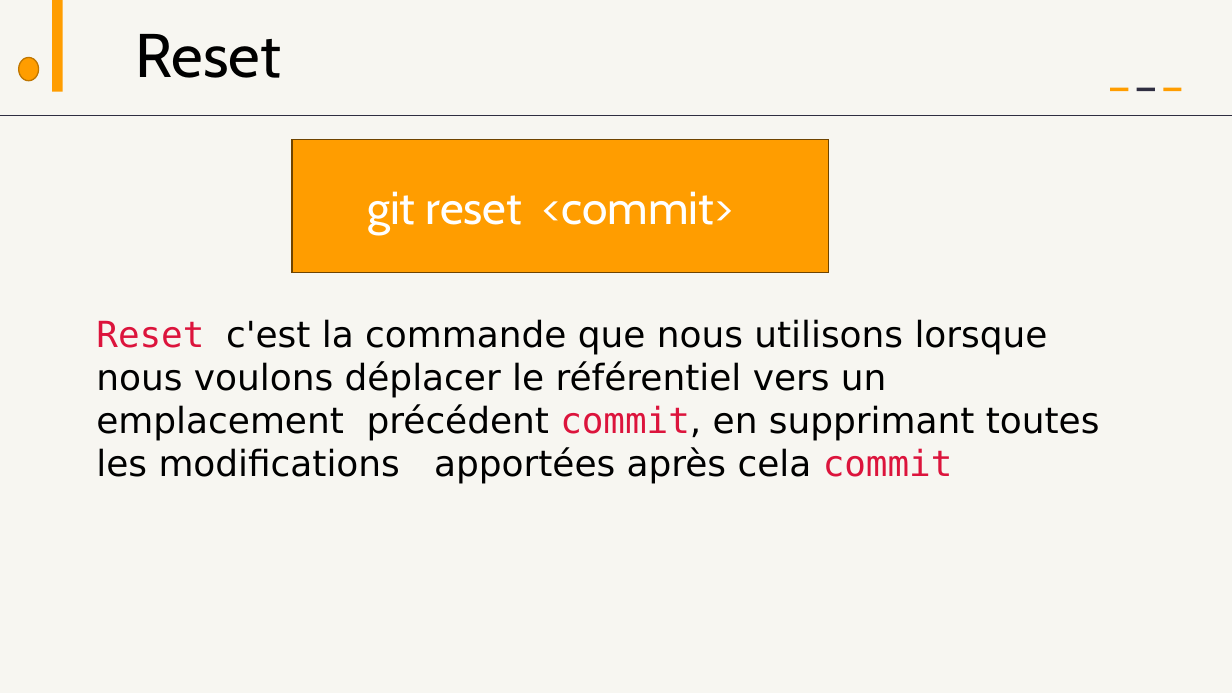
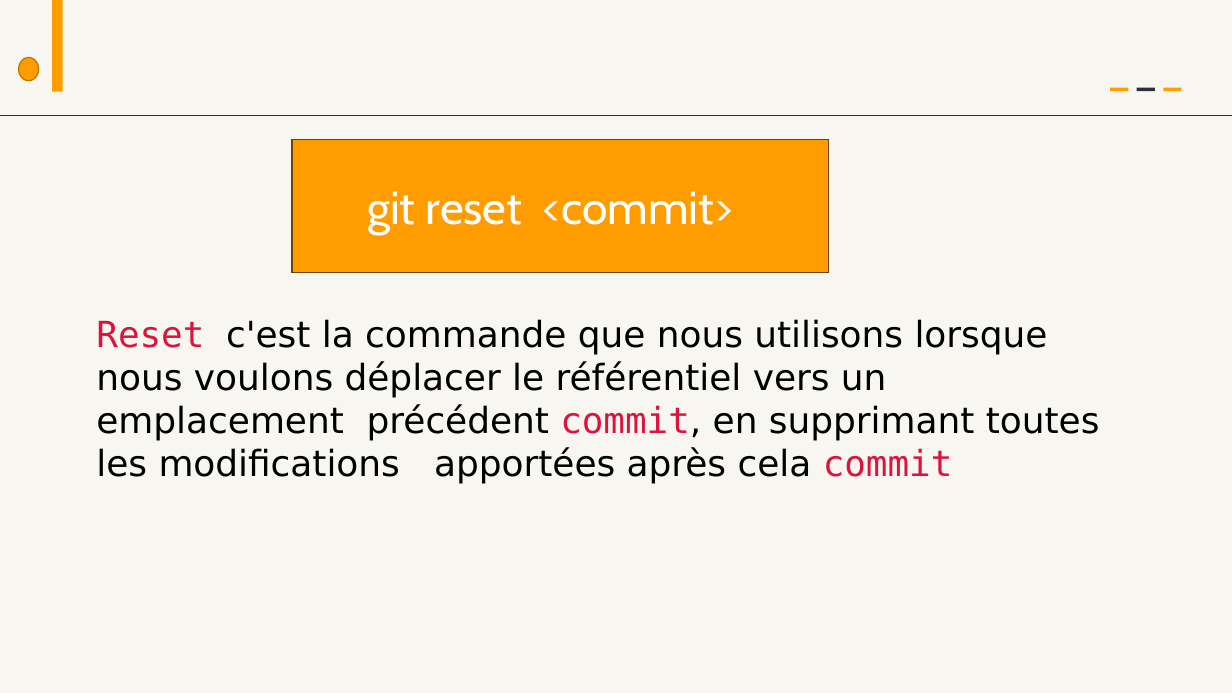
Before and after one commit to AbdessamadAbdaoui/Presentation_Git, a slide deck: slide 3 of presentation_Git.pptx. Drawn at 1232x693 pixels with LibreOffice and Linux fonts; fonts in the diff are those of the drawing. Boxes give left, top, right and bottom in pixels: in the first picture for what was removed or moved away, otherwise in the second. Text is boxed around its words. In the diff, an @@ line names an element or a change of style, - is before the commit and + after.

Commit message:
new slides

```diff
--- a/presentation_Git.pptx
+++ b/presentation_Git.pptx
@@ text removed at bbox=[136, 34, 281, 78] @@
-Reset
```
Also in this commit, not shown: 1 other slide changed, 9 slides added, 1 slide removed.
